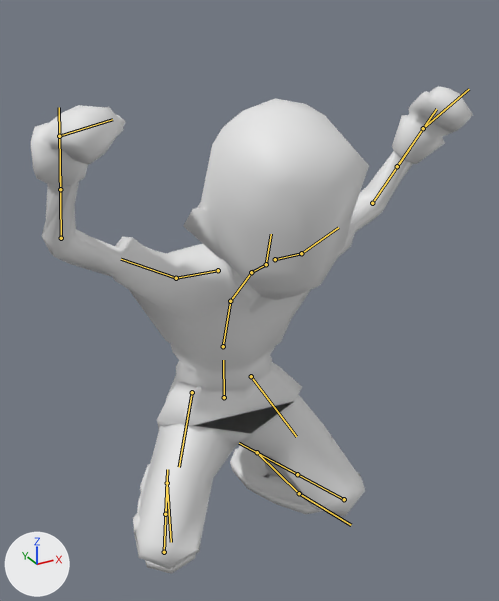
Before and after pictures for a commit that changed the FBX model Assets/Player/Models/JumpEnd.fbx.
Both versions are drawn from a camera (50 mm lens) standing at (-0.414, -0.834, 0.787) and looking at (0.041, -0.007, 0.374). The axes (+X, +Y, +Z) are drawn at lower left. The lights are the same throughout. The older version comes first. Both versions are drawn at frame 10 of the action 'root|Animation'; the numbers are the values there. The bones that change, and the others that lie on the model, are drawn over the model as lines.

The first picture shows 'Feet', 'Hands.001', 'Head.001', 'Legs.001', 'Torso.001'.
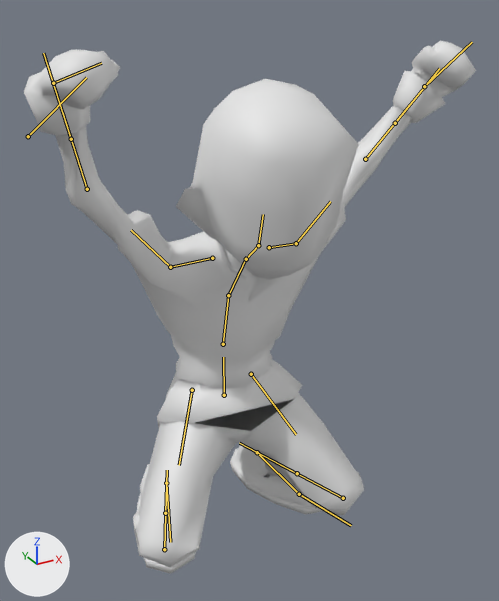
The change, as JSON lines over the scene's bpy script:
```json
{"block": "bone_root_x", "where": "bone_root_x = bpy.data.objects['root'].pose.bones['root.x']"}
{"op": "set", "path": "bone_root_x.location", "old": "(0.0, -26.0, 0.0)", "new": "(0.0, -25.5, 0.0)"}
{"block": "bone_spine_01_x", "where": "bone_spine_01_x = bpy.data.objects['root'].pose.bones['spine_01.x']  # child of 'root.x'"}
{"op": "set", "path": "bone_spine_01_x.rotation_quaternion", "old": "(0.989, 0.148, 0.0, 0.0)", "new": "(0.993, 0.115, 0.0, 0.0)", "note": "degrees (17, 0, 0) -> degrees (13, 0, 0)"}
{"block": "bone_spine_02_x", "where": "bone_spine_02_x = bpy.data.objects['root'].pose.bones['spine_02.x']  # child of 'spine_01.x'"}
{"op": "set", "path": "bone_spine_02_x.rotation_quaternion", "old": "(0.972, 0.236, 0.0, 0.0)", "new": "(0.98, 0.2, 0.0, 0.0)", "note": "degrees (27, 0, 0) -> degrees (23, 0, 0)"}
{"block": "bone_head_x", "where": "bone_head_x = bpy.data.objects['root'].pose.bones['head.x']  # child of 'neck.x'"}
{"op": "set", "path": "bone_head_x.rotation_quaternion", "old": "(0.966, -0.258, 0.0, 0.0)", "new": "(0.98, -0.197, 0.0, 0.0)", "note": "degrees (-30, 0, 0) -> degrees (-23, 0, 0)"}
{"block": "bone_arm_stretch_r", "where": "bone_arm_stretch_r = bpy.data.objects['root'].pose.bones['arm_stretch.r']  # child of 'shoulder.r'"}
{"op": "set", "path": "bone_arm_stretch_r.rotation_quaternion", "old": "(0.423, 0.283, 0.537, 0.673)", "new": "(0.312, 0.422, 0.411, 0.746)", "note": "degrees (75, 4, 119) -> degrees (71, -22, 119)"}
{"block": "bone_forearm_stretch_r", "where": "bone_forearm_stretch_r = bpy.data.objects['root'].pose.bones['forearm_stretch.r']  # child of 'arm_stretch.r'"}
{"op": "set", "path": "bone_forearm_stretch_r.rotation_quaternion", "old": "(0.888, 0.0, 0.0, 0.459)", "new": "(0.99, 0.0, 0.0, 0.138)", "note": "degrees (0, 0, 55) -> degrees (0, 0, 16)"}
{"block": "bone_hand_r", "where": "bone_hand_r = bpy.data.objects['root'].pose.bones['hand.r']  # child of 'forearm_stretch.r'"}
{"op": "set", "path": "bone_hand_r.rotation_quaternion", "old": "(0.561, -0.42, 0.678, 0.222)", "new": "(0.57, -0.437, 0.607, 0.341)", "note": "degrees (32, 109, 87) -> degrees (35, 98, 102)"}
{"block": "bone_arm_stretch_l", "where": "bone_arm_stretch_l = bpy.data.objects['root'].pose.bones['arm_stretch.l']  # child of 'shoulder.l'"}
{"op": "set", "path": "bone_arm_stretch_l.rotation_quaternion", "old": "(0.536, 0.304, -0.507, -0.603)", "new": "(0.362, 0.472, -0.35, -0.724)", "note": "degrees (72, -10, -104) -> degrees (70, 25, -109)"}
{"block": "bone_forearm_stretch_l", "where": "bone_forearm_stretch_l = bpy.data.objects['root'].pose.bones['forearm_stretch.l']  # child of 'arm_stretch.l'"}
{"op": "set", "path": "bone_forearm_stretch_l.rotation_quaternion", "old": "(0.934, 0.0, 0.0, -0.358)", "new": "(0.994, 0.0, 0.0, 0.106)", "note": "degrees (0, 0, -42) -> degrees (0, 0, 12)"}
{"block": "bone_forearm_twist_l", "where": "bone_forearm_twist_l = bpy.data.objects['root'].pose.bones['forearm_twist.l']  # child of 'forearm_stretch.l'"}
{"op": "set", "path": "bone_forearm_twist_l.rotation_quaternion", "old": "(-0.624, 0.0, 0.781, 0.0)", "new": "(-0.638, 0.0, 0.77, 0.0)", "note": "degrees (0, -103, 0) -> degrees (0, -101, 0)"}
{"block": "bone_hand_l", "where": "bone_hand_l = bpy.data.objects['root'].pose.bones['hand.l']  # child of 'forearm_stretch.l'"}
{"op": "set", "path": "bone_hand_l.rotation_quaternion", "old": "(-0.577, 0.225, 0.76, 0.198)", "new": "(-0.565, 0.279, 0.687, 0.362)", "note": "degrees (-9, -105, -26) -> degrees (-61, -102, 7)"}
{"block": "bone_leg_stretch_l", "where": "bone_leg_stretch_l = bpy.data.objects['root'].pose.bones['leg_stretch.l']  # child of 'thigh_stretch.l'"}
{"op": "set", "path": "bone_leg_stretch_l.rotation_quaternion", "old": "(0.575, 0.0, 0.0, 0.818)", "new": "(0.584, 0.0, 0.0, 0.812)", "note": "degrees (0, 0, 110) -> degrees (0, 0, 109)"}
{"block": "bone_leg_stretch_r", "where": "bone_leg_stretch_r = bpy.data.objects['root'].pose.bones['leg_stretch.r']  # child of 'thigh_stretch.r'"}
{"op": "set", "path": "bone_leg_stretch_r.rotation_quaternion", "old": "(0.575, 0.0, 0.0, -0.818)", "new": "(0.583, 0.0, 0.0, -0.812)", "note": "degrees (0, 0, -110) -> degrees (0, 0, -109)"}
```

Where the change shows, as pixel boxes [x1, y1, x2, y2] in the pictures (499 x 601 px):
```json
{"object": "Torso.001", "change": "posed", "before": [42, 151, 413, 434], "after": [56, 105, 412, 431], "on screen": "15% taller"}
{"object": "Head.001", "change": "posed", "before": [184, 99, 369, 300], "after": [176, 79, 359, 280]}
{"object": "Legs.001", "change": "posed", "before": [133, 367, 365, 569], "after": [133, 364, 364, 567]}
{"object": "Hands.001", "change": "posed", "before": [31, 86, 473, 186], "after": [24, 41, 476, 136]}
{"object": "Feet", "change": "posed", "before": [137, 445, 321, 574], "after": [137, 443, 324, 574]}
{"bone": "root.x", "before": "(224, 397) to (223, 360)", "after": "(224, 395) to (223, 357)"}
{"bone": "spine_01.x", "before": "(223, 346) to (230, 301)", "after": "(223, 344) to (228, 295)"}
{"bone": "spine_02.x", "before": "(230, 301) to (253, 270)", "after": "(228, 295) to (247, 256)"}
{"bone": "head.x", "before": "(266, 264) to (271, 234)", "after": "(258, 245) to (263, 214)"}
{"bone": "arm_stretch.r", "before": "(176, 278) to (121, 259)", "after": "(170, 267) to (131, 230)"}
{"bone": "forearm_stretch.r", "before": "(61, 238) to (60, 163)", "after": "(87, 189) to (62, 112)"}
{"bone": "hand.r", "before": "(59, 136) to (112, 119)", "after": "(53, 83) to (101, 63)"}
{"bone": "arm_stretch.l", "before": "(301, 253) to (338, 227)", "after": "(296, 243) to (330, 201)"}
{"bone": "forearm_stretch.l", "before": "(372, 203) to (410, 148)", "after": "(365, 159) to (409, 105)"}
{"bone": "forearm_twist.l", "before": "(397, 166) to (436, 109)", "after": "(395, 123) to (439, 68)"}
{"bone": "hand.l", "before": "(423, 128) to (469, 89)", "after": "(424, 86) to (472, 42)"}
{"bone": "leg_stretch.l", "before": "(344, 499) to (276, 463)", "after": "(343, 498) to (276, 462)"}
{"bone": "leg_stretch.r", "before": "(164, 552) to (166, 497)", "after": "(164, 549) to (166, 497)"}
```
